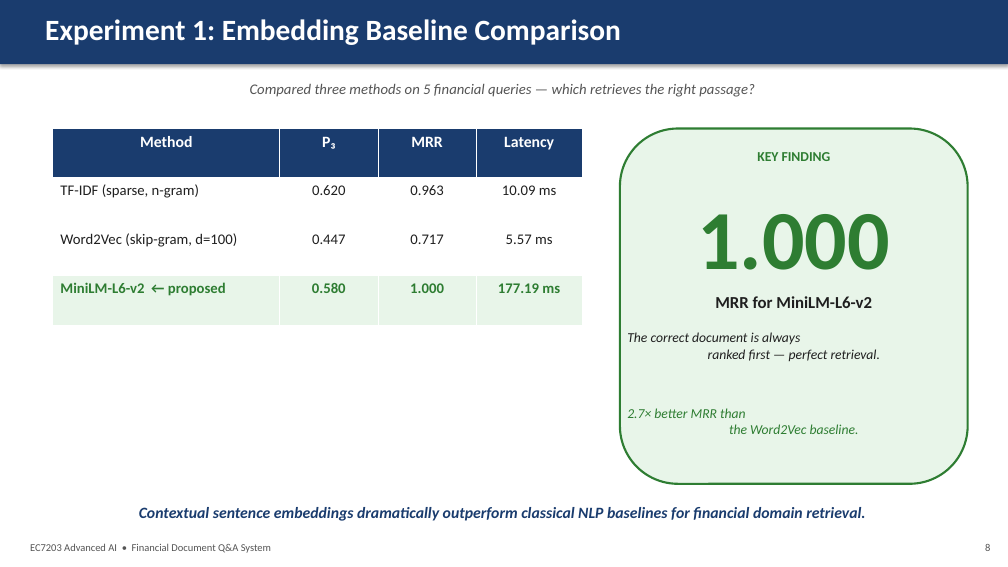
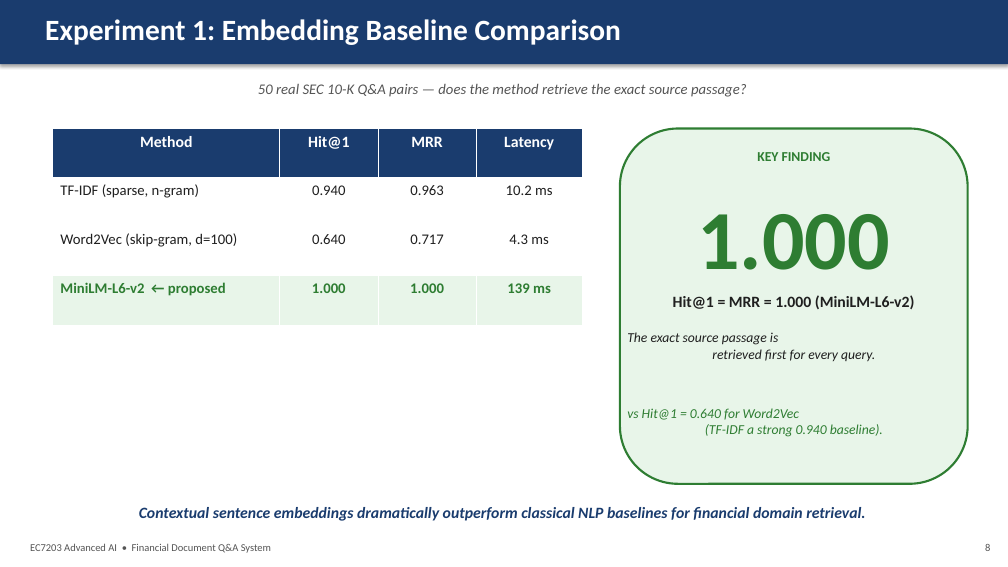
Before and after one commit to Dinojan9901/Financial-QA-System, a slide deck: slide 8 of presentation/Financial_QA_Presentation.pptx. Drawn at 1008x567 pixels with LibreOffice and Linux fonts; fonts in the diff are those of the drawing. Boxes give left, top, right and bottom in pixels: in the first picture for what was removed or moved away, otherwise in the second. Text is boxed around its words. In the diff, an @@ line names an element or a change of style, - is before the commit and + after.

```diff
--- a/presentation/Financial_QA_Presentation.pptx
+++ b/presentation/Financial_QA_Presentation.pptx
@@ text at [258, 84, 747, 97]: text changed @@
-Compared three methods on 5 financial queries — which retrieves the right passage?
+50 real SEC 10-K Q&A pairs — does the method retrieve the exact source passage?
@@ table at [53, 129, 582, 325] @@
-row 1, column 2: P₃
+row 1, column 2: Hit@1
-row 2, column 2: 0.620
+row 2, column 2: 0.940
-row 2, column 4: 10.09 ms
+row 2, column 4: 10.2 ms
-row 3, column 2: 0.447
+row 3, column 2: 0.640
-row 3, column 4: 5.57 ms
+row 3, column 4: 4.3 ms
-row 4, column 2: 0.580
+row 4, column 2: 1.000
-row 4, column 4: 177.19 ms
+row 4, column 4: 139 ms
@@ text at [673, 295, 915, 309]: text changed; size 16 to 15 pt @@
-MRR for MiniLM-L6-v2
+Hit@1 = MRR = 1.000 (MiniLM-L6-v2)
@@ text at [627, 332, 875, 361]: text changed @@
-The correct document is always
-ranked first — perfect retrieval.
+The exact source passage is
+retrieved first for every query.
@@ text at [627, 408, 883, 437]: text changed @@
-2.7× better MRR than
-the Word2Vec baseline.
+vs Hit@1 = 0.640 for Word2Vec
+(TF-IDF a strong 0.940 baseline).
```
Also in this commit, not shown: 6 other slides changed, 8 other files.
